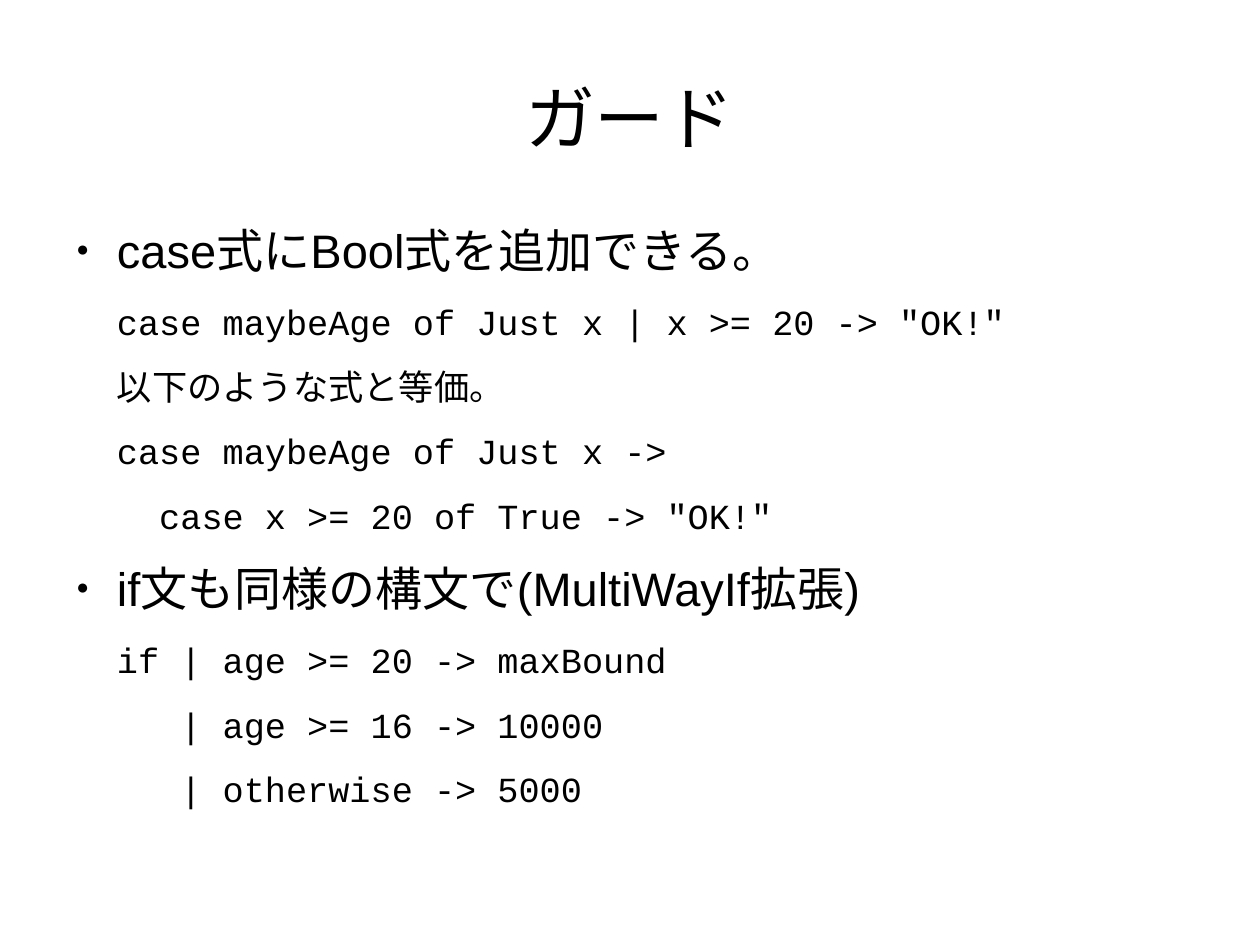
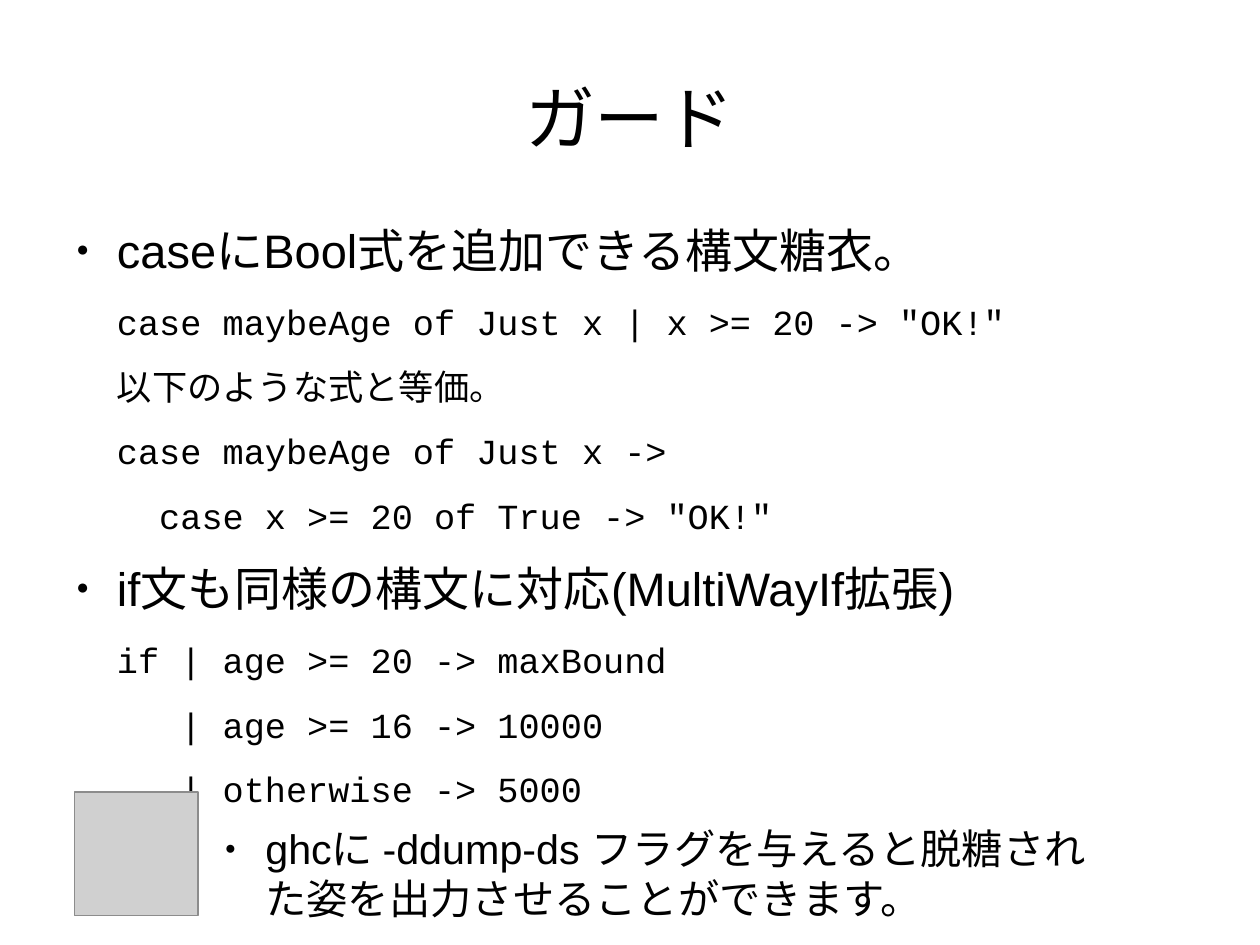
Before and after one commit to nushio3/learn-haskell, a slide deck: slide 55 of Tsukuba-2016.odp (slide 54 before the commit). Drawn at 1260x945 pixels with LibreOffice and Linux fonts; fonts in the diff are those of the drawing; grey boxes stand for pictures. Boxes give left, top, right and bottom in pixels: in the first picture for what was removed or moved away, otherwise in the second. Text is boxed around its words. In the diff, an @@ line names an element or a change of style, - is before the commit and + after.

```diff
--- a/Tsukuba-2016.odp
+++ b/Tsukuba-2016.odp
@@ text at bbox=[117, 231, 921, 272]: text changed @@
-● case式にBool式を追加できる。
+● caseにBool式を追加できる構文糖衣。
@@ text at bbox=[117, 569, 954, 615]: text changed @@
-● if文も同様の構文で(MultiWayIf拡張)
+● if文も同様の構文に対応(MultiWayIf拡張)
@@ picture added at bbox=[74, 792, 198, 916] @@
@@ text added at bbox=[265, 829, 1086, 918], 26 pt, text #000000 @@
+● ghcに -ddump-ds フラグを与えると脱糖された姿を出力させることができます。
```
Also in this commit, not shown: 32 other slides changed, 9 slides added, 1 slide removed, 1 other file.
